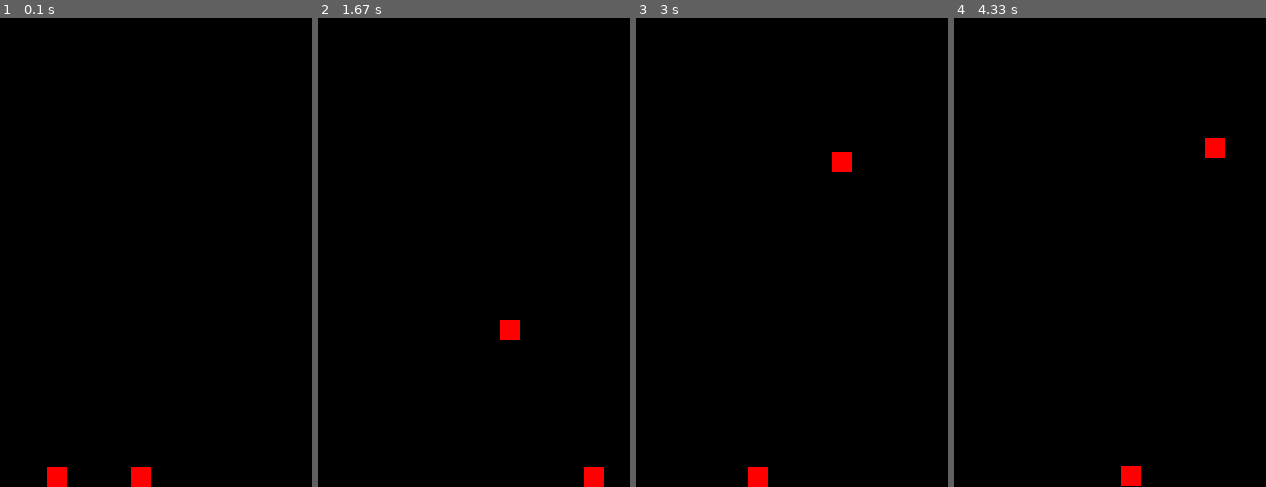
Above: before the commit, frames 1-4 (left to right).
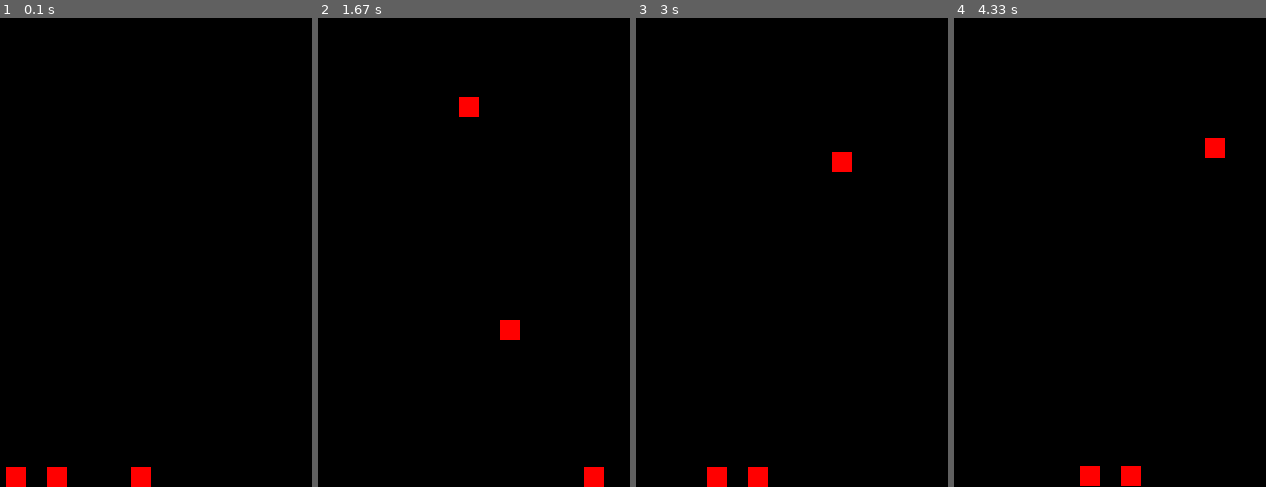
Above: after the commit, the same moments.

Repository: Archanciel/PyArtiLife
Game: pygame game, started from explore_pygame_jump.py
Two runs of this game, one before a commit and one after it. Both use one fixed random seed, a clock stepped at 60 frames per second and the inputs below.
Inputs:
- Up to frame 1 (0.1 s): no input
- Up to frame 2 (1.67 s): hold Space 0.33-0.8 s; hold Right 0.33-0.8 s; hold Right 0.83-1.3 s; tap Space at 0.9, 1.2, 1.4 s; hold Right from 1.33 s (still down)
- Up to frame 3 (3 s): tap Space at 1.7, 1.9, 2.2, 2.47, 2.8 s; release Right at 1.8 s; hold Left 1.83-2.37 s; hold Down 2.4-2.7 s; hold Left from 2.73 s (still down)
- Up to frame 4 (4.33 s): release Left at 3.13 s; hold Up 3.17-3.53 s; tap Space at 3.23, 3.63, 3.93, 4.3 s; hold Right 3.57-4.2 s; hold Down from 4.23 s (still down)

The runs differ from the first frame. In frame 1, 0.3% of the frame differs, in the area x 1-9%, y 95-100%; in frame 2, 0.3%; in frame 3, 0.3%; in frame 4, 0.3%.

Commit message:
3 rectangles

Diff:
--- a/explore_pygame_jump.py
+++ b/explore_pygame_jump.py
@@ -99,9 +99,11 @@
 clock = pygame.time.Clock()
 
 jumpObj1 = Jump(func=lambda x : x ** 3, jumpCount=8, divider=4)
+rec1 = Rectangle(x=S_WIDTH / 2, y=S_HEIGHT - 20, width=20, height=20, velocity=5, jumpO=jumpObj1, surface=surface)
 jumpObj2 = Jump(func=lambda x : x ** 2, jumpCount=10, divider=2)
-rec1 = Rectangle(x=S_WIDTH / 2, y=S_HEIGHT - 20, width=20, height=20, velocity=5, jumpO=jumpObj1, surface=surface)
 rec2 = Rectangle(x=S_WIDTH / 3, y=S_HEIGHT - 20, width=20, height=20, velocity=5, jumpO=jumpObj2, surface=surface)
+jumpObj3 = Jump(func=lambda x : x ** 3, jumpCount=10, divider=7)
+rec3 = Rectangle(x=S_WIDTH / 4, y=S_HEIGHT - 20, width=20, height=20, velocity=5, jumpO=jumpObj3, surface=surface)
 
 run = True
 
@@ -117,10 +119,12 @@
     if keys[pygame.K_RIGHT]:
         rec1.moveRight()
         rec2.moveRight()
+        rec3.moveRight()
 
     if keys[pygame.K_LEFT]:
         rec1.moveLeft()
         rec2.moveLeft()
+        rec3.moveLeft()
 
     if not rec1.isJumping():
         if keys[pygame.K_DOWN]:
@@ -140,13 +144,24 @@
     else:
         rec2.jump()
 
+    if not rec3.isJumping():
+        if keys[pygame.K_DOWN]:
+            rec3.moveDown()
+
+        if keys[pygame.K_UP]:
+            rec3.moveUp()
+    else:
+        rec3.jump()
+
     if keys[pygame.K_SPACE]:
         rec1.jump()
         rec2.jump()
+        rec3.jump()
 
     surface.fill(S_BACKGROUND)
     rec1.draw()
     rec2.draw()
+    rec3.draw()
     pygame.display.update()
     pygame.time.wait(50) #less precise than delay, but consumes less procesSing power
 
